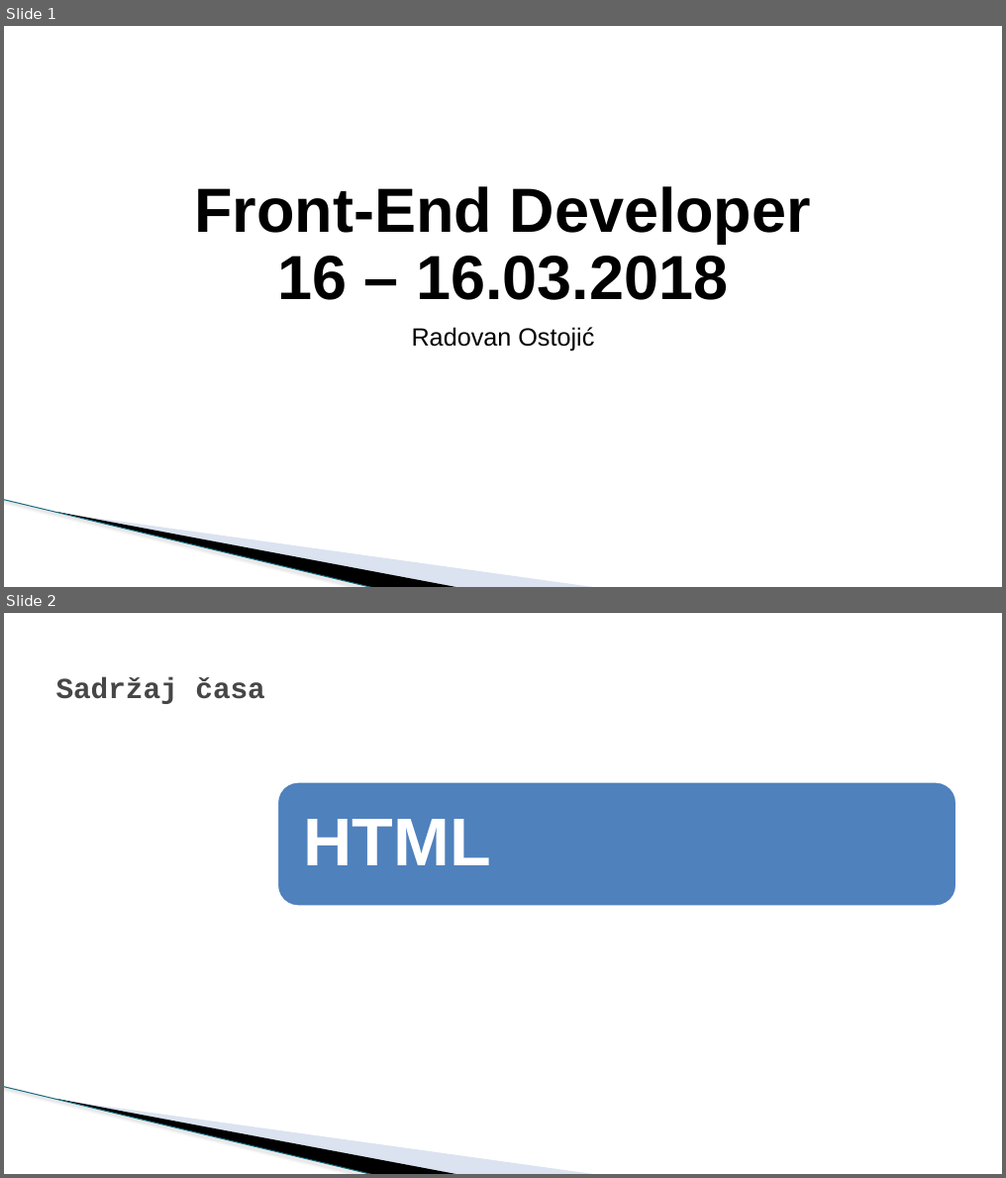
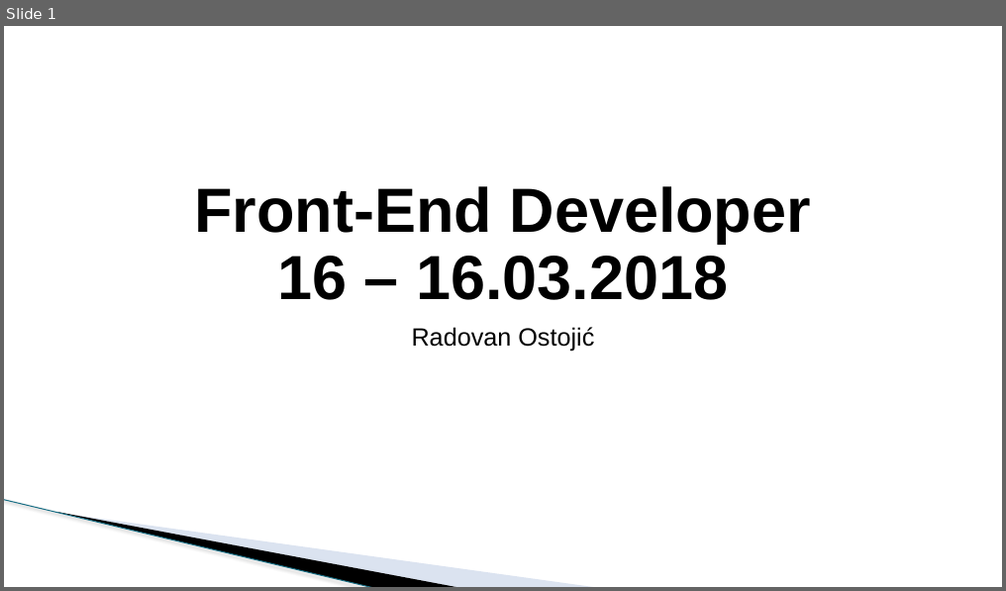
Before and after one commit to todalexcode/kurs-front-end, a slide deck: sesija-16/PPT/Front-End Developer-16.pptx. Shown one above the other, each under a label of ours: slides 1 and 2 before the commit, slide 1 after it. The pictures are 1006x1178 and 1006x591 pixels, drawn with LibreOffice and Linux fonts; fonts in the diff are those of the drawing; background and template pictures are left out. Boxes give left, top, right and bottom in pixels: in the first picture for what was removed or moved away, otherwise in the second. Text is boxed around its words. In the diff, an @@ line names an element or a change of style, - is before the commit and + after.

```diff
--- a/sesija-16/PPT/Front-End Developer-16.pptx
+++ b/sesija-16/PPT/Front-End Developer-16.pptx
@@ slide 2 removed at <box>4,613,1002,1174</box>, background #FFFFFF; not listed: 3 template elements that a slide beside it also shows @@
@@ text removed at <box>56,677,264,704</box> @@
-Sadržaj časa
@@ rounded rectangle removed at <box>277,782,957,906</box> @@
@@ text removed at <box>304,819,491,865</box> @@
-HTML
```
Also in this commit, not shown: 1 slide changed, 3 slides added, 1 other slide removed, 20 other files.
